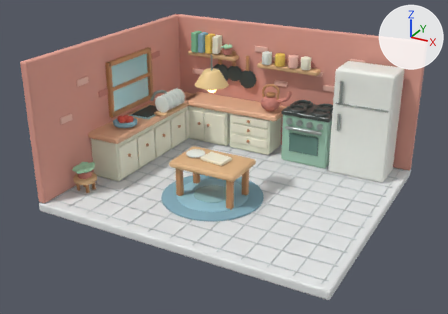
Renders of the Blender file 3DModel/Kitchen-Home-master-lighting.blend from each side of a commit.
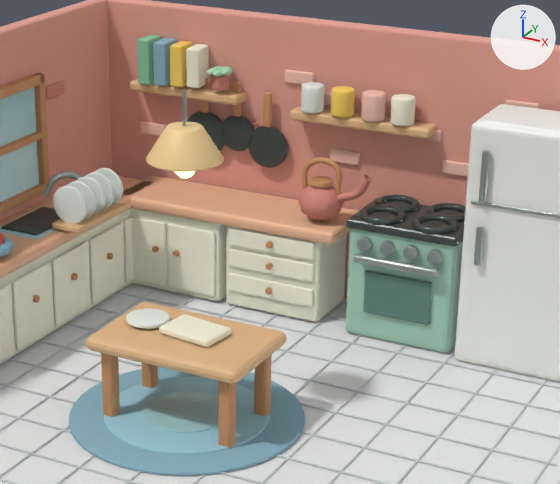
Each version appears first whole from a camera (50 mm lens) standing at (5.73, -10.93, 6.07) and looking at (-0.07, -0.39, 0.8), and next in a close-up on the part from 29% to 83% of the width and 5% to 72% of the height. The lights are fixed; the arrows at upper right show +X, +Y and +Z. The first two pictures are the older version.

Objects in the first close-up: 'Back_Cabinet_Drawers_Body', 'Back_Cabinet_Left_Door_2', 'Back_Countertop', 'Back_Wall', 'Ceiling_Lamp_Bulb', 'Ceiling_Lamp_Cord', 'Ceiling_Lamp_Shade', 'Dining_Table_Top', 'Floor_Base', 'Fridge_Door', 'Left_Wall', 'Rug_Middle', 'Rug_Outer', 'Stove_Body', 'Window_Glass' and 112 more.
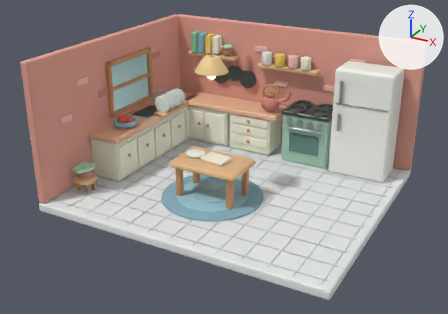
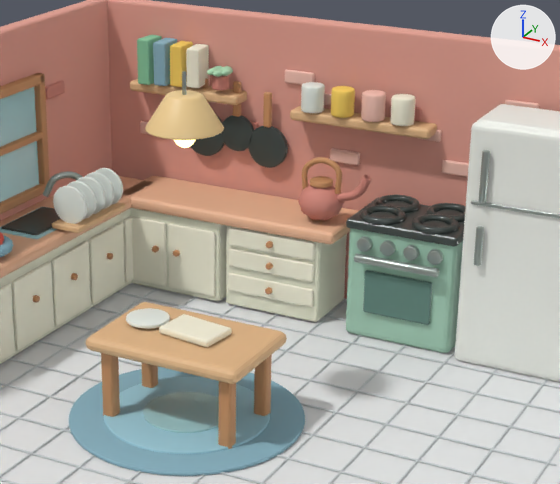
Edits to the scene script, one JSON object a line:
```json
{"op": "set", "path": "ob_ceiling_lamp_cord.location", "old": "(0.0, 0.0, 2.88)", "new": "(0.0, 0.0, 3.1)"}
{"op": "set", "path": "ob_ceiling_lamp_shade.location", "old": "(0.0, 0.0, 2.61)", "new": "(0.0, 0.0, 2.88)"}
{"op": "set", "path": "ob_ceiling_lamp_bulb.location", "old": "(0.0, 0.0, 2.43)", "new": "(0.0, 0.0, 2.7)"}
```

Location of each change, (x1, y1, x2, y2) in pixels of the close-ups (560 x 484 px):
```json
{"object": "Ceiling_Lamp_Shade", "change": "moved", "before": [146, 122, 224, 172], "after": [145, 90, 224, 140]}
{"object": "Ceiling_Lamp_Cord", "change": "moved", "before": [182, 90, 187, 126], "after": [182, 71, 186, 95]}
{"object": "Ceiling_Lamp_Bulb", "change": "moved", "before": [174, 171, 195, 179], "after": [174, 140, 195, 148], "on screen": "mostly hidden"}
```
